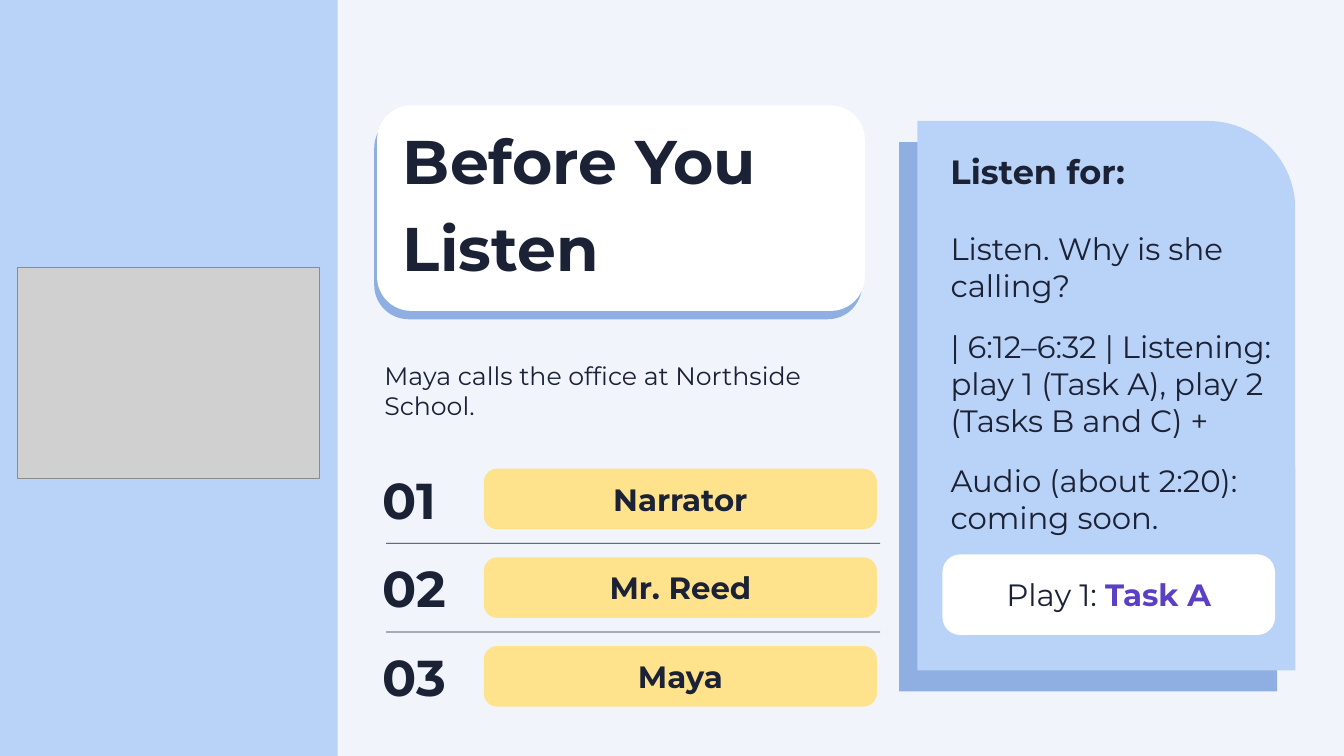
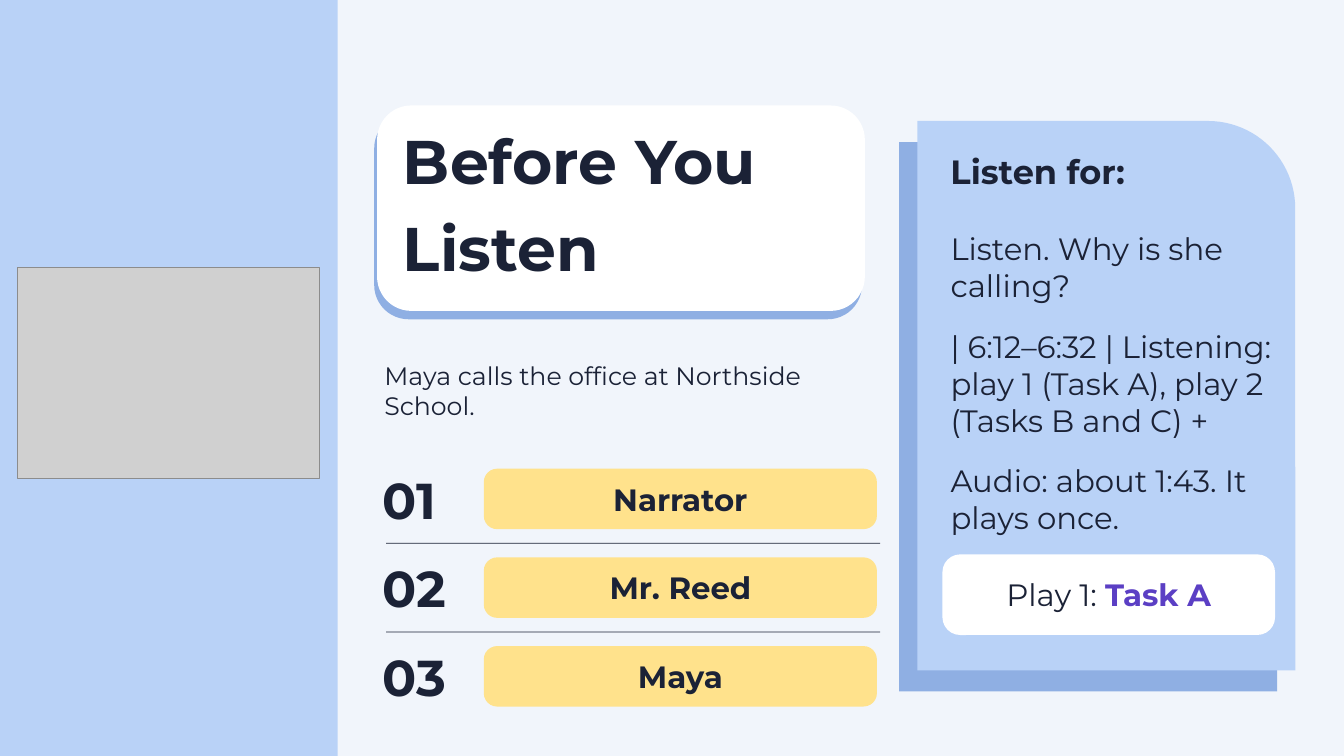
Before and after one commit to sdpursley/ESL-Curriculum, a slide deck: slide 8 of level5/slides/Level5_Lesson8_Slides.pptx. Drawn at 1344x756 pixels with LibreOffice and Linux fonts; fonts in the diff are those of the drawing; grey boxes stand for pictures. Boxes give left, top, right and bottom in pixels: in the first picture for what was removed or moved away, otherwise in the second. Text is boxed around its words. In the diff, an @@ line names an element or a change of style, - is before the commit and + after.

Commit message:
Level 5 Lesson 8 draft listening audio (1:43)

```diff
--- a/level5/slides/Level5_Lesson8_Slides.pptx
+++ b/level5/slides/Level5_Lesson8_Slides.pptx
@@ text at bbox=[951, 469, 1247, 535]: text changed @@
-Audio (about 2:20): coming soon.
+Audio: about 1:43. It plays once.
```
Also in this commit, not shown: 1 other slide changed, 8 other files.
